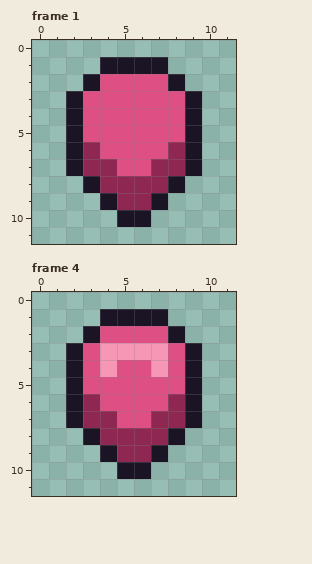
Pixel-art file: tools/art/sparks/spark_draconic.aseprite. The first picture shows the starting point.
12x12 pixels, 4 frames. Shown: frame 1, frame 4. The commit also changed other frames, which this record leaves out.
After:
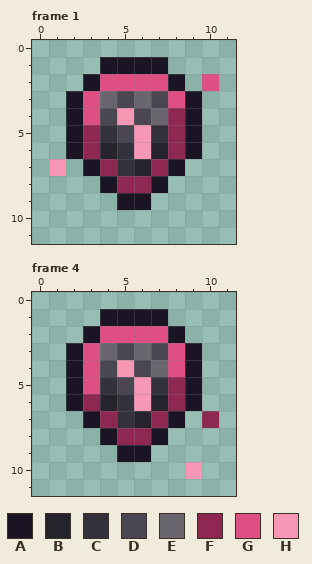
Palette (. is transparent): A #1a1424  B #25232c  C #33313b  D #4a4752  E #6a6670  F #8e2852  G #de4f84  H #f797b6
The exact change:
{"where": "frame 1, layers \"glow\", \"base\""}
{"frame":1,"y":2,"x":10,"old":".","new":"G"}
{"frame":1,"y":3,"x":4,"old":"GGGG","new":"EDED"}
{"frame":1,"y":4,"x":4,"old":"GGGGG","new":"DHDEF"}
{"frame":1,"y":5,"x":3,"old":"GGGGGG","new":"FCDHCF"}
{"frame":1,"y":6,"x":4,"old":"GGGG","new":"BCHB"}
{"frame":1,"y":7,"x":1,"old":".AF","new":"H.A"}
{"frame":1,"y":7,"x":5,"old":"GG","new":"CB"}
{"frame":1,"y":7,"x":8,"old":"FA","new":"A."}
{"frame":1,"y":8,"x":3,"old":"AF","new":".A"}
{"frame":1,"y":8,"x":7,"old":"FA","new":"A."}
{"frame":1,"y":9,"x":4,"old":"AFFA","new":".AA."}
{"frame":1,"y":10,"x":5,"old":"AA","new":".."}
{"where": "frame 4, layers \"glow\", \"base\""}
{"frame":4,"y":3,"x":4,"old":"HHHH","new":"EDED"}
{"frame":4,"y":4,"x":4,"old":"HGGH","new":"DHDE"}
{"frame":4,"y":5,"x":4,"old":"GGGGG","new":"CDHCF"}
{"frame":4,"y":6,"x":4,"old":"GGGG","new":"BCHB"}
{"frame":4,"y":7,"x":2,"old":"AF","new":".A"}
{"frame":4,"y":7,"x":5,"old":"GG","new":"CB"}
{"frame":4,"y":7,"x":8,"old":"FA.","new":"A.F"}
{"frame":4,"y":8,"x":3,"old":"AF","new":".A"}
{"frame":4,"y":8,"x":7,"old":"FA","new":"A."}
{"frame":4,"y":9,"x":4,"old":"AFFA","new":".AA."}
{"frame":4,"y":10,"x":5,"old":"AA","new":".."}
{"frame":4,"y":10,"x":9,"old":".","new":"H"}
